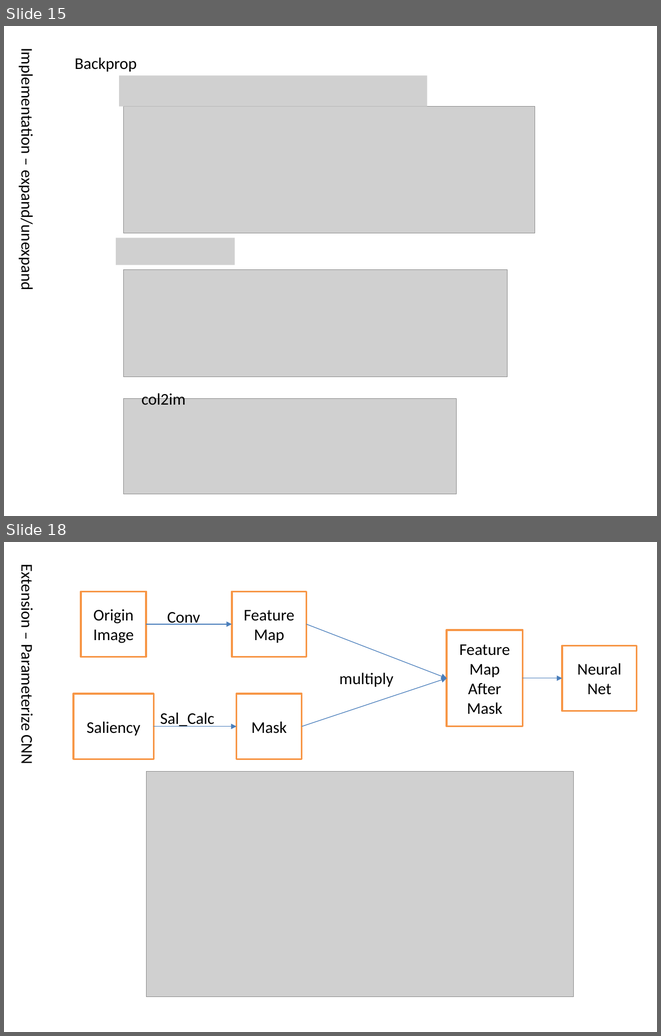
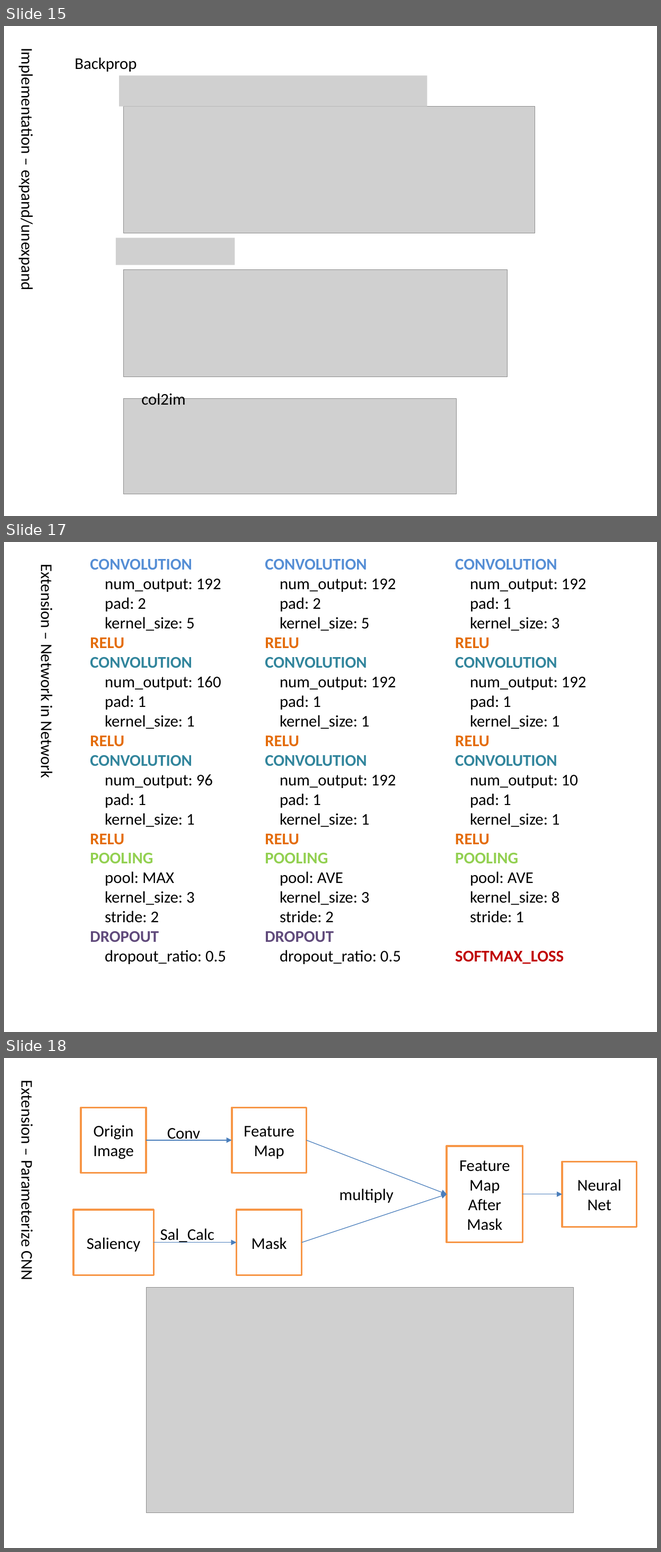
Before and after one commit to pl8787/exp_caffe, a slide deck: doc/Convolutional Neural Network.pptx. Shown one above the other, each under a label of ours: slides 15 and 18 before the commit, slides 15, 17 and 18 after it; the slides between them are not shown. The pictures are 661x1036 and 661x1552 pixels, drawn with LibreOffice and Linux fonts; fonts in the diff are those of the drawing; grey boxes stand for pictures. Boxes give left, top, right and bottom in pixels: in the first picture for what was removed or moved away, otherwise in the second. Text is boxed around its words. In the diff, an @@ line names an element or a change of style, - is before the commit and + after.

```diff
--- a/doc/Convolutional Neural Network.pptx
+++ b/doc/Convolutional Neural Network.pptx
@@ slide 17 added at [4, 542, 657, 1032], background #FFFFFF @@
@@ text added at [37, 570, 57, 776], 18 pt, text #000000 @@
+Extension – Network in Network
@@ text added at [90, 559, 226, 964], 18 pt, text #000000 @@
+CONVOLUTION
+num_output: 192
+pad: 2
+kernel_size: 5
+RELU
+CONVOLUTION
+num_output: 160
+pad: 1
+kernel_size: 1
+RELU
+CONVOLUTION
+num_output: 96
+pad: 1
+kernel_size: 1
+RELU
+POOLING
+pool: MAX
+kernel_size: 3
+stride: 2
+DROPOUT
+dropout_ratio: 0.5
@@ text added at [265, 559, 401, 964], 18 pt, text #000000 @@
+CONVOLUTION
+num_output: 192
+pad: 2
+kernel_size: 5
+RELU
+CONVOLUTION
+num_output: 192
+pad: 1
+kernel_size: 1
+RELU
+CONVOLUTION
+num_output: 192
+pad: 1
+kernel_size: 1
+RELU
+POOLING
+pool: AVE
+kernel_size: 3
+stride: 2
+DROPOUT
+dropout_ratio: 0.5
@@ text added at [455, 559, 586, 964], 18 pt, text #000000 @@
+CONVOLUTION
+num_output: 192
+pad: 1
+kernel_size: 3
+RELU
+CONVOLUTION
+num_output: 192
+pad: 1
+kernel_size: 1
+RELU
+CONVOLUTION
+num_output: 10
+pad: 1
+kernel_size: 1
+RELU
+POOLING
+pool: AVE
+kernel_size: 8
+stride: 1
+SOFTMAX_LOSS
```
Also in this commit, not shown: 5 slides changed, 2 other slides added, 2 slides removed.
